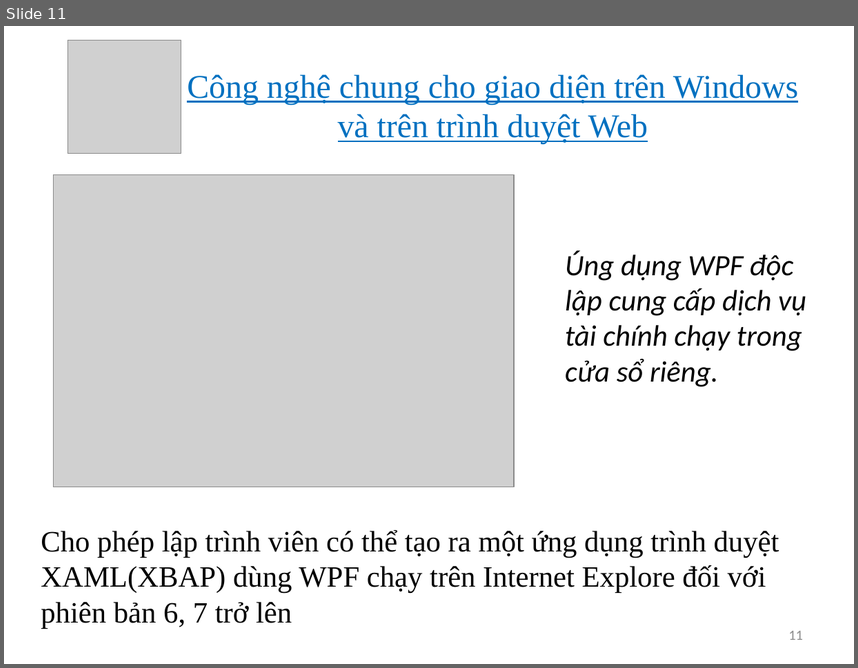
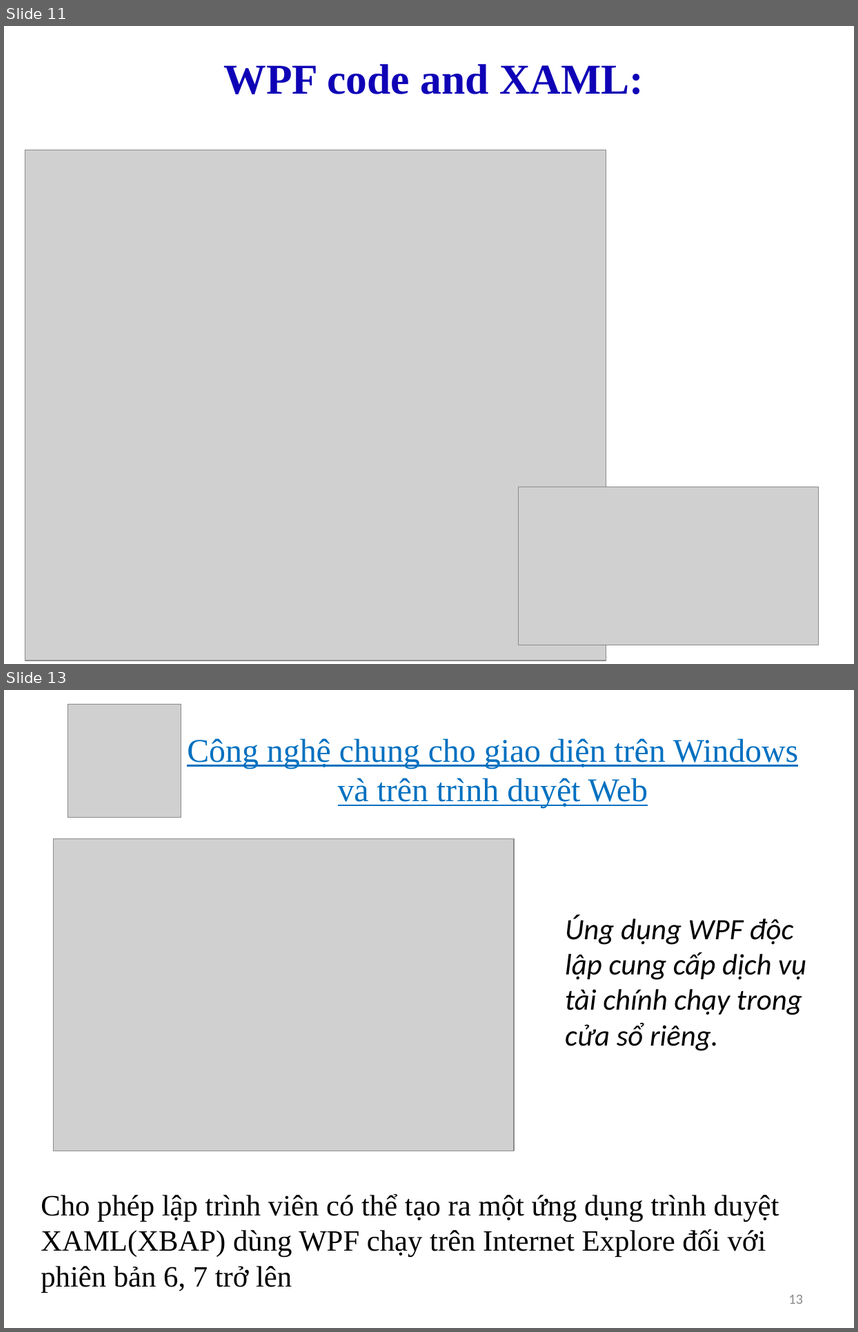
Before and after one commit to phandinhphivan/Phan-Dinh-Phi-Van, a slide deck: WPF.pptx. Shown one above the other, each under a label of ours: slide 11 before the commit, slides 11 and 13 after it; the slides between them are not shown. The pictures are 858x668 and 858x1332 pixels, drawn with LibreOffice and Linux fonts; fonts in the diff are those of the drawing; grey boxes stand for pictures. Boxes give left, top, right and bottom in pixels: in the first picture for what was removed or moved away, otherwise in the second. Text is boxed around its words. In the diff, an @@ line names an element or a change of style, - is before the commit and + after.

Commit message:
update pp

```diff
--- a/WPF.pptx
+++ b/WPF.pptx
@@ slide 11 added at (x1=4, y1=26, x2=854, y2=664), background #FFFFFF @@
@@ text added at (x1=224, y1=64, x2=644, y2=94), 36 pt, text #0F02B6, bold @@
+WPF code and XAML:
@@ picture added at (x1=25, y1=150, x2=606, y2=660) @@
@@ picture added at (x1=518, y1=487, x2=818, y2=645) @@
@@ what was slide 11 is now slide 13 @@
@@ page number at (x1=789, y1=1294, x2=803, y2=1303): text changed @@
-11
+13
```
Also in this commit, not shown: 1 other slide added.
